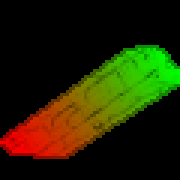
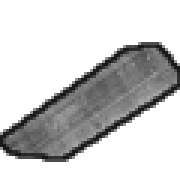
Before/after of a (180, 180) layered artwork. What changed in the layer stack:
showed "outline", painted on it over (0, 42, 180, 162)
showed "Pasted Layer" over (0, 45, 180, 159)
hid "mask-reflection" over (0, 45, 180, 159)
hid "mask-color-2" over (12, 45, 180, 159)
hid "mask-color-1" over (0, 45, 180, 159)
hid "mask-background" over (0, 0, 180, 180)
